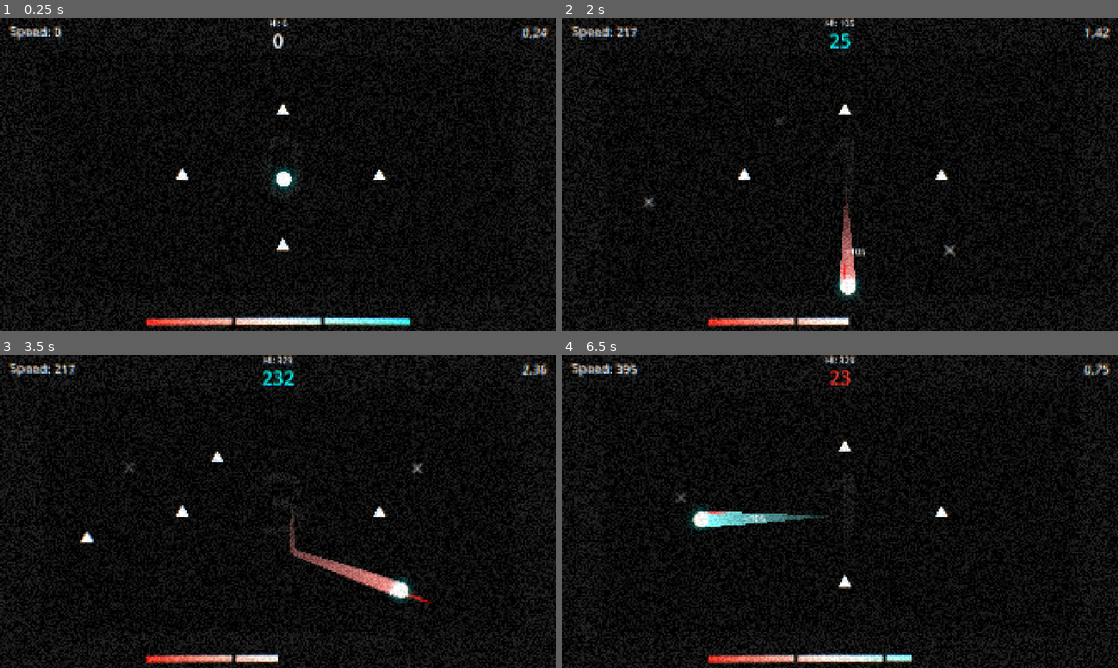
Above: before the commit, frames 1-4 (two rows, left to right).
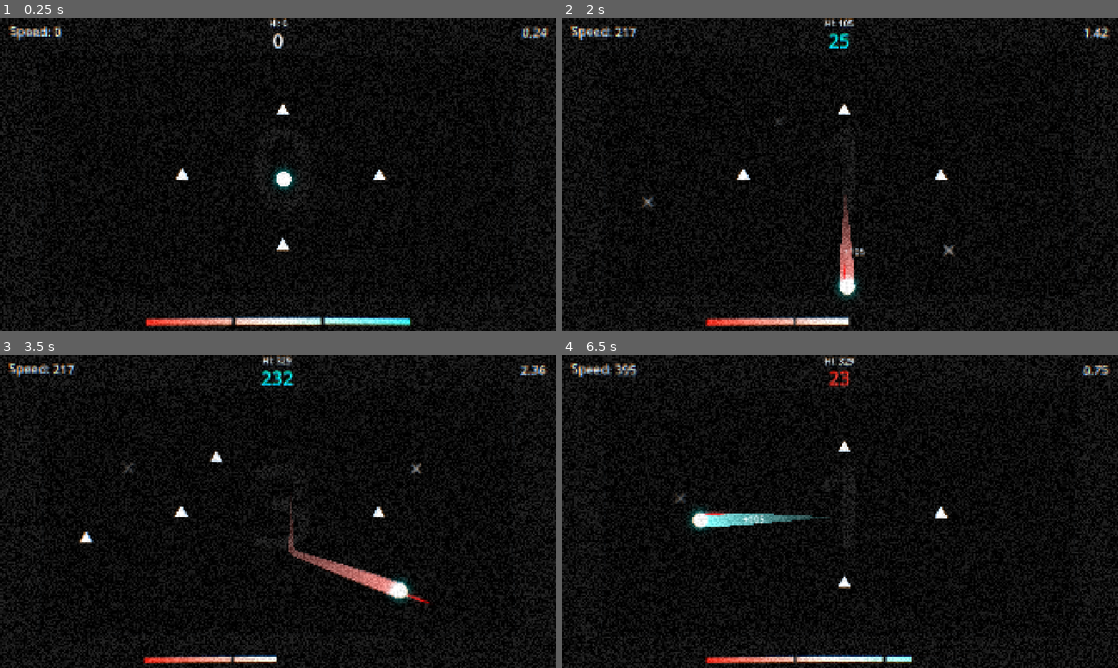
Above: after the commit, the same moments.

Repository: Yumei1010/Ball
Game: Godot game, scene res://Scene/Main.tscn.tscn
The game is run twice, just before and just after one commit, with the same random seed, the same clock (stepped at 60 frames per second) and the same inputs.
Inputs (mouse positions are in pixels of both pictures, inside the frame that each line leads up to):
- Up to frame 1 (0.25 s): no input
- Up to frame 2 (2 s): move the mouse to (962, 158) at 0.52 s; hold Right (ui_right) 0.53-1.25 s; click (962, 158) at 0.67 s; drag from (728, 190) to (845, 111) at 1.27 s
- Up to frame 3 (3.5 s): move the mouse to (333, 442) at 2.02 s; hold Right (ui_right) 2.03-2.75 s; drag from (250, 574) to (183, 511) at 2.77 s
- Up to frame 4 (6.5 s): move the mouse to (1006, 558) at 3.52 s; hold Left (ui_left) 3.53-4.25 s; drag from (673, 464) to (940, 514) at 4.27 s; move the mouse to (867, 511) at 5.02 s; hold Left (ui_left) 5.03-5.75 s; click (867, 511) at 5.17 s; drag from (756, 433) to (940, 514) at 5.77 s

The runs differ from the first frame. In frame 2, 0.9% of the frame differs, in the area x 1-99%, y 0-99%; in frame 3, 1.7%; in frame 4, 1.7%.

Commit message:
feat(VFX): 添加击杀镜头抖动效果
Co-Authored-By: Claude Opus 4.7 <noreply@anthropic.com>

Diff:
--- a/Scene/Main.tscn.tscn
+++ b/Scene/Main.tscn.tscn
@@ -1,8 +1,9 @@
-[gd_scene load_steps=20 format=3 uid="uid://c28lu4w14ia1x"]
+[gd_scene load_steps=21 format=3 uid="uid://c28lu4w14ia1x"]
 
 [ext_resource type="Script" uid="uid://fue54mlf5e0c" path="res://Script/main.tscn.gd" id="1_0n0co"]
 [ext_resource type="PackedScene" uid="uid://cbus8chf27tph" path="res://game/actors/player/PlayerBall.tscn" id="1_axlnn"]
 [ext_resource type="Texture2D" uid="uid://6ifiu5e3bnln" path="res://assets/UI/Background/Inner Background.png" id="2_0n0co"]
+[ext_resource type="Script" uid="uid://ci1jjrnjla6cw" path="res://Script/effect/camera_shaker.gd" id="2_pff3i"]
 [ext_resource type="PackedScene" uid="uid://dxb2ihg5s7iiy" path="res://game/UI/game_ui.tscn" id="2_ql5uw"]
 [ext_resource type="PackedScene" uid="uid://bx6atr8b6pw7l" path="res://game/UI/outer_zone.tscn" id="4_0n0co"]
 [ext_resource type="PackedScene" uid="uid://b8c3khyey3y88" path="res://game/actors/enemy/enemy_normal.tscn" id="4_a6a44"]
@@ -64,6 +65,10 @@
 [node name="Main_tscn" type="Node"]
 script = ExtResource("1_0n0co")
 
+[node name="Camera2D" type="Camera2D" parent="."]
+position = Vector2(960, 540)
+script = ExtResource("2_pff3i")
+
 [node name="Sprite2D" type="Sprite2D" parent="."]
 position = Vector2(960, 540)
 texture = ExtResource("2_0n0co")
@@ -71,16 +76,18 @@
 [node name="PlayerBall" parent="." instance=ExtResource("1_axlnn")]
 position = Vector2(979, 555)
 
-[node name="EnemyNormal" parent="." instance=ExtResource("4_a6a44")]
+[node name="Enemy" type="Node" parent="."]
+
+[node name="EnemyNormal" parent="Enemy" instance=ExtResource("4_a6a44")]
 position = Vector2(628, 544)
 
-[node name="EnemyNormal2" parent="." instance=ExtResource("4_a6a44")]
+[node name="EnemyNormal2" parent="Enemy" instance=ExtResource("4_a6a44")]
 position = Vector2(975, 322)
 
-[node name="EnemyNormal3" parent="." instance=ExtResource("4_a6a44")]
+[node name="EnemyNormal3" parent="Enemy" instance=ExtResource("4_a6a44")]
 position = Vector2(975, 785)
 
-[node name="EnemyNormal4" parent="." instance=ExtResource("4_a6a44")]
+[node name="EnemyNormal4" parent="Enemy" instance=ExtResource("4_a6a44")]
 position = Vector2(1307, 547)
 
 [node name="Outer_Zone" parent="." instance=ExtResource("4_0n0co")]
--- a/Script/actors/player/PlayerBall.gd
+++ b/Script/actors/player/PlayerBall.gd
@@ -22,6 +22,7 @@
 @onready var kill_area: Area2D = $Area2D
 @onready var death_effect: ColorRect = get_node("/root/Main_tscn/DeathInversionEffect")
 @onready var spawner = get_node("/root/Main_tscn/EnemySpawner")
+@onready var camera: Camera2D = get_node("/root/Main_tscn/Camera2D")
 
 var is_dead: bool = false
 var is_aiming: bool = false
@@ -124,6 +125,10 @@
 			enemy_body.die(impact_direction)
 			call_deferred("trigger_kill_slow_motion", 0.15, 0.2)
 
+			# --- 【核心修改】在这里触发屏幕抖动！ ---
+			if is_instance_valid(camera):
+				camera.apply_shake(6.0)
+
 			# --- 每次成功击杀，都重置“撞墙计数器” ---
 			bounces_since_last_kill = 0
 
--- /dev/null
+++ b/Script/effect/camera_shaker.gd
@@ -0,0 +1,33 @@
+# ===================================================================
+# camera_shaker.gd (V3.0 - 最终丝滑版)
+# ===================================================================
+extends Camera2D
+
+# --- 可在编辑器中调整的参数 ---
+@export var decay_rate: float = 15.0 # 衰减速率，值越大，抖动停止得越快
+
+# --- 内部变量 ---
+var shake_strength: float = 0.0 # 当前的抖动强度
+var shake_rng = RandomNumberGenerator.new() # 一个随机数生成器
+
+# --- 公开的函数 ---
+# 传入一个数值，代表这次冲击的“力度”
+func apply_shake(strength: float):
+	# 将新的冲击力度，与现有的抖动强度叠加，让抖动可以“累积”
+	shake_strength += strength
+
+func _process(delta: float) -> void:
+	# 如果当前有抖动强度
+	if shake_strength > 0:
+		# 1. 随时间，让抖动强度平滑地衰减
+		shake_strength = lerp(shake_strength, 0.0, delta * decay_rate)
+
+		# 2. 生成一个随机的单位向量，作为抖动的方向
+		var random_direction = Vector2.from_angle(shake_rng.randf_range(0, TAU))
+
+		# 3. 应用偏移量 = 随机方向 * 当前强度
+		offset = random_direction * shake_strength
+	else:
+		# 确保完全停止后，归位
+		shake_strength = 0.0
+		offset = Vector2.ZERO
--- a/Script/effect/kill_effect.gd
+++ b/Script/effect/kill_effect.gd
@@ -1,9 +1,14 @@
 extends AnimatedSprite2D
+
+@onready var audio_player: AudioStreamPlayer2D = $AudioStreamPlayer2D
 
 
 func _ready() -> void:
 	# 当本节点准备就绪时，立刻开始播放动画
 	play("default")
+
+	# 【新增】在播放动画的同时，播放音效
+	audio_player.play()
 
 	# 连接动画播放完成的信号到 "on_animation_finished" 函数
 	animation_finished.connect(on_animation_finished)
--- a/game/UI/game_ui.tscn
+++ b/game/UI/game_ui.tscn
@@ -45,7 +45,7 @@
 offset_right = 1450.0
 offset_bottom = 917.0
 theme_override_colors/font_color = Color(1, 1, 1, 0.054902)
-theme_override_font_sizes/font_size = 300
+theme_override_font_sizes/font_size = 400
 text = "0"
 horizontal_alignment = 1
 vertical_alignment = 1
--- a/game/effect/kill_effect.tscn
+++ b/game/effect/kill_effect.tscn
@@ -8,6 +8,7 @@
 [ext_resource type="Texture2D" uid="uid://teci0omdimsw" path="res://assets/SpecialEffects/sha/5.png" id="5_iohwt"]
 [ext_resource type="Texture2D" uid="uid://djnx7yd8xct0r" path="res://assets/SpecialEffects/sha/6.png" id="6_r0jll"]
 [ext_resource type="Texture2D" uid="uid://7nwrcwfjcstp" path="res://assets/SpecialEffects/sha/7.png" id="7_curro"]
+[ext_resource type="AudioStream" uid="uid://bq74xye280bdu" path="res://assets/Audio/Sound Effects/sha.wav" id="9_b3cbc"]
 
 [sub_resource type="SpriteFrames" id="SpriteFrames_6s5gk"]
 animations = [{
@@ -44,3 +45,6 @@
 frame = 6
 frame_progress = 1.0
 script = ExtResource("5_b3cbc")
+
+[node name="AudioStreamPlayer2D" type="AudioStreamPlayer2D" parent="."]
+stream = ExtResource("9_b3cbc")
Not shown, added: Script/effect/camera_shaker.gd.uid
Not shown, added: assets/Audio/Sound Effects/sha.wav.import
Not shown: 1 places in game/effect/kill_effect.tscn that only renumber resources
Not shown, added: assets/Audio/Sound Effects/sha.wav
